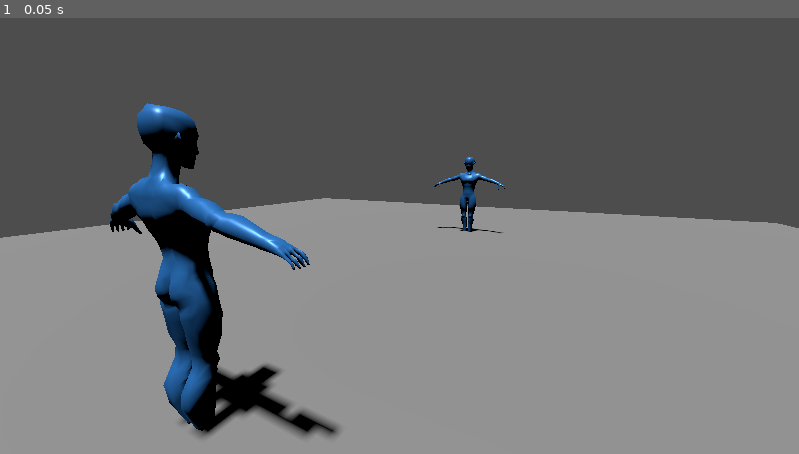
Above: before the commit, frame 1.
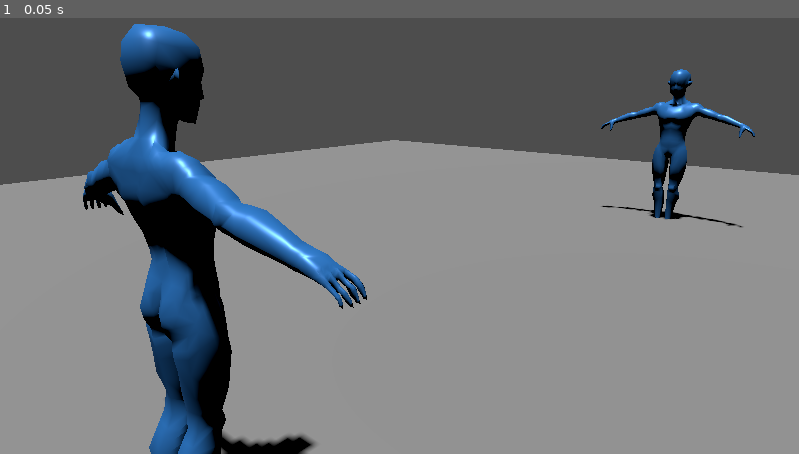
Above: after the commit, the same moment.

Repository: werewolf-studios/dungeons-n-academics
Game: Godot game, scene res://Scenes/combat_main.tscn
Same seed, same stepped clock (60 frames per second), same inputs: the game is played once before the commit and once after it. The project has no main scene, so this scene is started directly.
Inputs:
- Up to frame 1 (0.05 s): no input

The runs differ from the first frame. In frame 1, 22% of the frame differs, in the area x 0-100%, y 1-100%.

Commit message:
Updated camera in main combat
Update the main combat camera to properly frame the hero and enemy

Diff:
--- a/Scenes/combat_main.tscn
+++ b/Scenes/combat_main.tscn
@@ -27,7 +27,8 @@
 transform = Transform3D(1, 0, 1.7484555e-07, 0, 1, 0, -1.7484555e-07, 0, 1, 0.757, 0, -3.1309414)
 
 [node name="Camera3D" type="Camera3D" parent="." unique_id=2141222278]
-transform = Transform3D(0.88983005, -0.09061412, 0.44720414, 0, 0.9800831, 0.19858797, -0.45629206, -0.17670955, 0.8721074, 2.5290456, 1.6354648, 3.991631)
+transform = Transform3D(0.7558535, -0.17166595, 0.6318357, 0, 0.9650165, 0.26218918, -0.6547408, -0.19817661, 0.72941107, 2.520173, 1.7675188, 3.9925056)
+fov = 45.9
 
 [node name="DirectionalLight3D" type="DirectionalLight3D" parent="." unique_id=780092791]
 transform = Transform3D(1, 0, 0, 0, 0.22569923, 0.97419703, 0, -0.97419703, 0.22569923, 0, 14.558374, 0)
